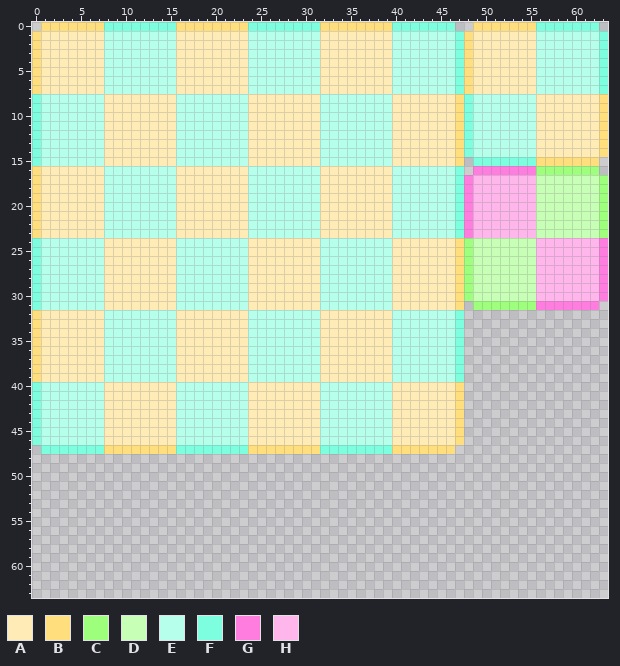
Edited in one commit: pixel-art sprite (Slamscray/Slamscray/Assets/Graphics/terrain.png). The first picture shows the starting point.
The file is 64x64 pixels.
Palette (. is transparent): A #ffebb6  B #ffdf7d  C #9eff7d  D #c7ffb6  E #b6ffeb  F #7dffdf  G #ff7ddf  H #ffb6eb
And afterwards:
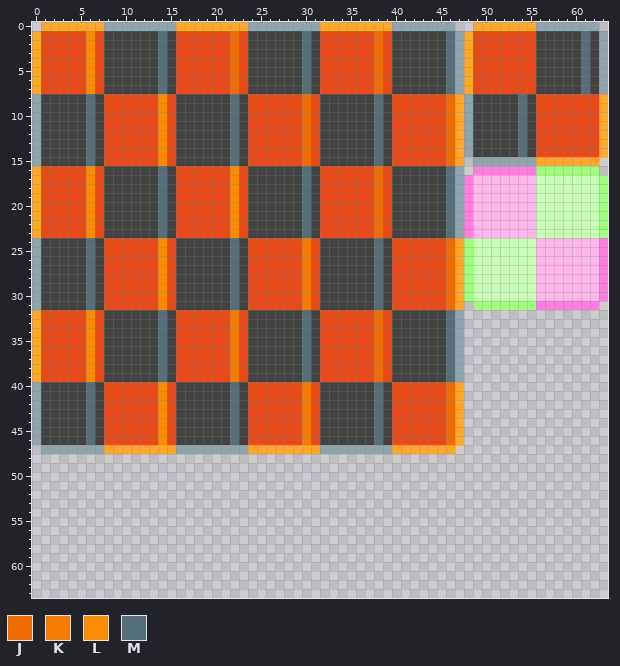
Colours new in this view: J #ef6c00  K #f57c00  L #fb8c00  M #546e7a
Changes in this commit:
Colour A changes from #ffebb6 to #e64a19.
Colour B changes from #ffdf7d to #ffa726.
Colour E changes from #b6ffeb to #424242.
Colour F changes from #7dffdf to #90a4ae.
The edit turns colour A into colour J in rows 1 to 7 at x 22 and 38; in rows 8 to 15 at x 30 and 46; in rows 16 to 23 at x 38; in rows 24 to 31 at x 46; in rows 32 to 39 at x 38; in rows 40 to 46 at x 46.
The edit turns colour A into colour K in rows 24 to 31 at x 30; in rows 32 to 39 at x 22; in rows 40 to 46 at x 30.
The edit turns colour A into colour L in rows 1 to 7 at x 6; in rows 8 to 15 at x 14; in rows 16 to 23 at x 6 and 22; in rows 24 to 31 at x 14; in rows 32 to 39 at x 6; in rows 40 to 46 at x 14.
The edit turns colour E into colour M in rows 1 to 7 at x 14, 30, 46 and 61; in rows 8 to 14 at x 6, 22, 38 and 54; in row 15 at x 6, 22 and 38; in rows 16 to 23 at x 14, 30 and 46; in rows 24 to 31 at x 6, 22 and 38; in rows 32 to 39 at x 14, 30 and 46.
The edit turns colour E into colour M in rows 40 to 46 at x 6, 22 and 38.
Changed places in both pictures, as pixel boxes (x1, y1, x2, y2):
changed: (32, 22, 608, 454)
